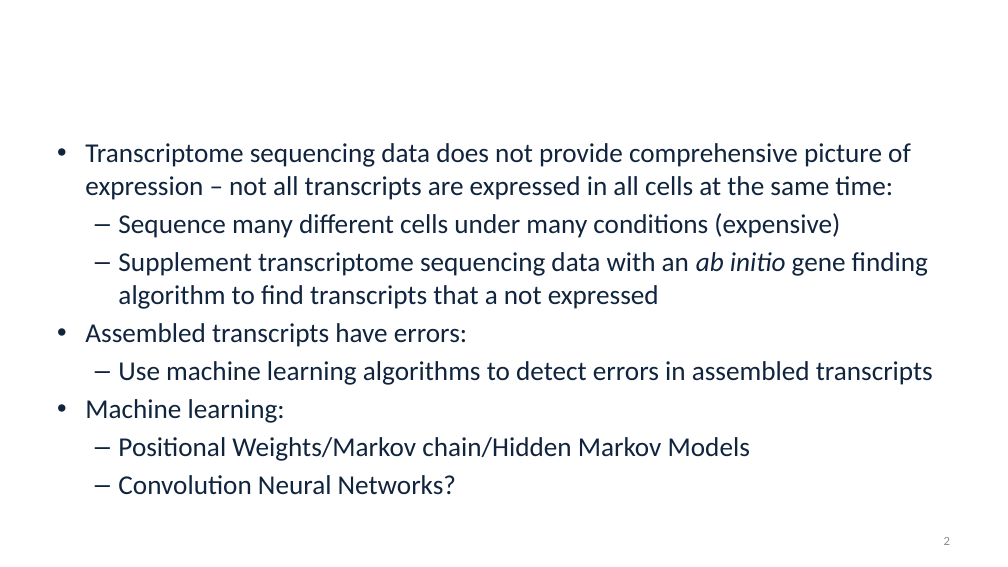
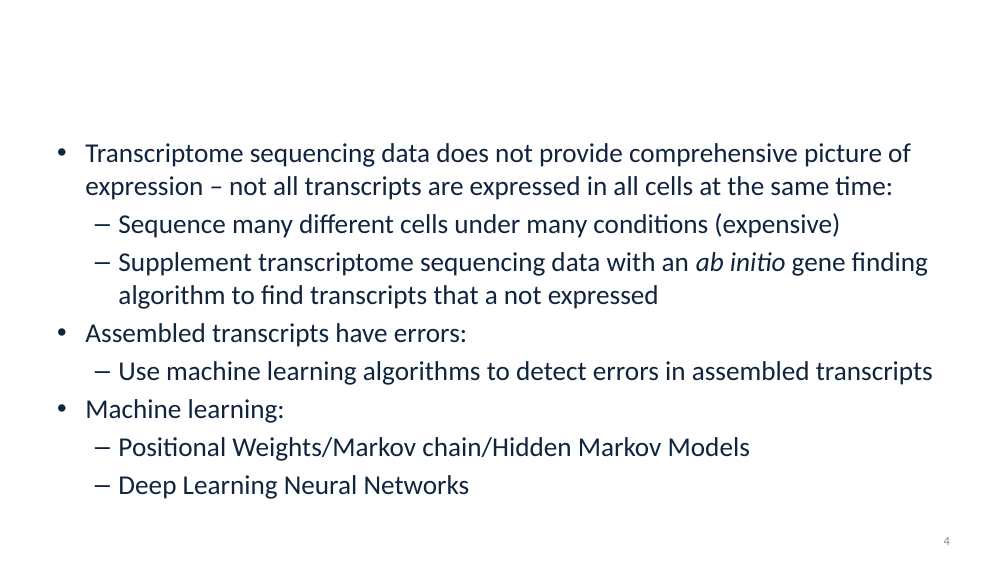
Before and after one commit to alekseyzimin/BME-Algorithms-for-Analysis-of-Genomic-Data, a slide deck: slide 4 of Lectures/Week 11 -- Positional Weights Markov Chain WAM HMM Viterbi.pptx (slide 2 before the commit). Drawn at 1008x567 pixels with LibreOffice and Linux fonts; fonts in the diff are those of the drawing; background and template pictures are left out. Boxes give left, top, right and bottom in pixels: in the first picture for what was removed or moved away, otherwise in the second. Text is boxed around its words. In the diff, an @@ line names an element or a change of style, - is before the commit and + after.

```diff
--- a/Lectures/Week 11 -- Positional Weights Markov Chain WAM HMM Viterbi.pptx
+++ b/Lectures/Week 11 -- Positional Weights Markov Chain WAM HMM Viterbi.pptx
@@ text at bbox=[118, 475, 470, 499]: text changed @@
-  – Convolution Neural Networks?
+  – Deep Learning Neural Networks
@@ page number at bbox=[944, 537, 950, 545]: text changed @@
-2
+4
```
Also in this commit, not shown: 31 other slides changed, 2 slides added, 1 other file.
